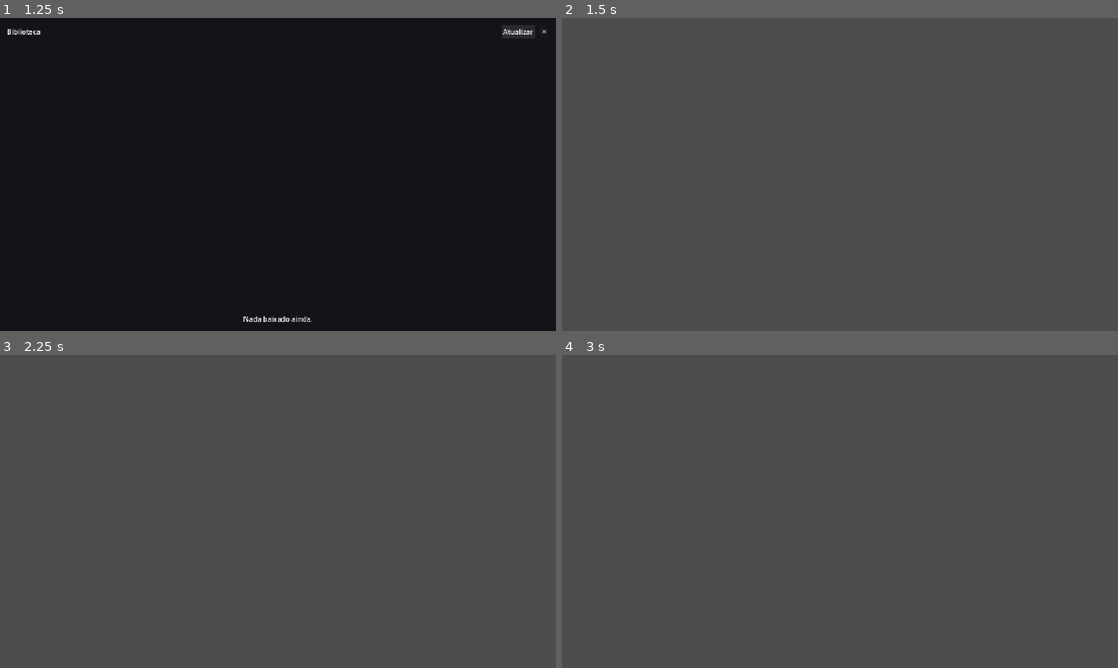
Above: before the commit, frames 1-4 (two rows, left to right).
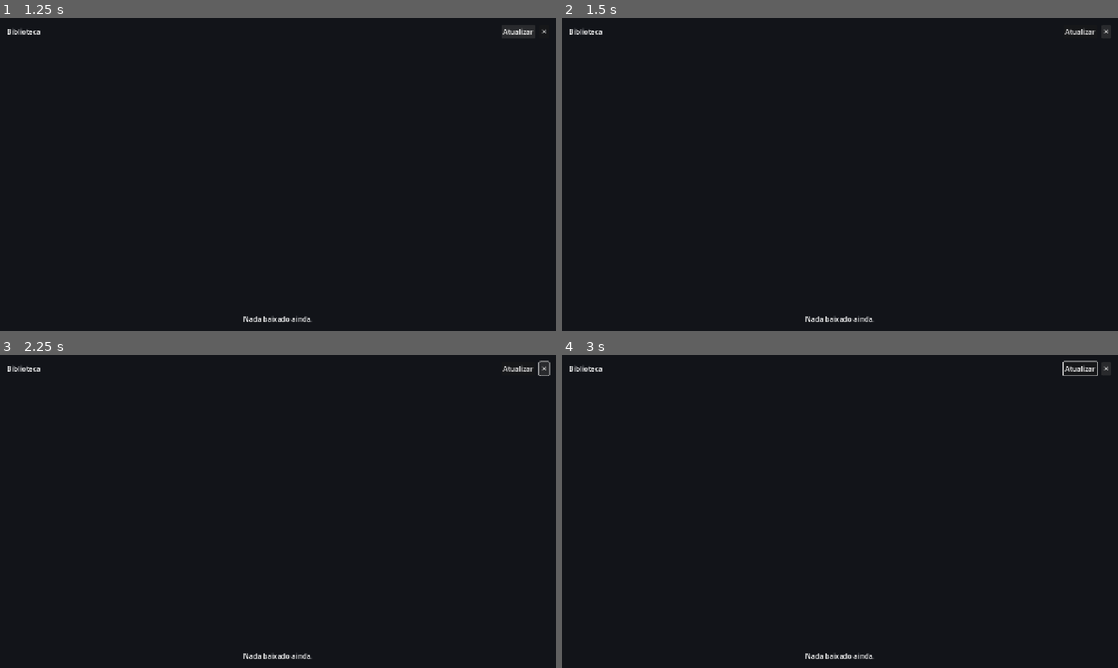
Above: after the commit, the same moments.

Repository: ian-Reis/Tsundoku
Game: Godot game, scene res://content/library/library.tscn
Same seed, same stepped clock (60 frames per second), same inputs: the game is played once before the commit and once after it. This scene is started directly instead of the project's main scene.
Inputs:
- Up to frame 1 (1.25 s): click "Atualizar" at 0.5 s
- Up to frame 2 (1.5 s): click "✕" at 1.25 s
- Up to frame 3 (2.25 s): tap Enter at 2 s; hold Right (ui_right) from 2.03 s (still down)
- Up to frame 4 (3 s): tap Space at 2.75 s; release Right (ui_right) at 2.78 s; hold Left (ui_left) from 2.78 s (still down)

Frame 1 is identical in both runs. In frame 2, 100% of the frame differs, in the area x 0-100%, y 0-100%; in frame 3, 100%; in frame 4, 100%.
Error after the commit: Parse Error: Preload file "res://content/library/library_item.tscn" does not exist. (res://content/library/library.gd:10)

Commit message:
Update library.gd

Diff:
--- a/content/library/library.gd
+++ b/content/library/library.gd
@@ -7,6 +7,7 @@
 signal closed
 
 const READER := preload("res://content/reader/reader.tscn")
+const LIBRARY_ITEM := preload("res://content/library/library_item.tscn")
 
 @onready var title_label: Label = %TitleLabel
 @onready var refresh_button: Button = %RefreshButton
@@ -35,38 +36,10 @@
 
 
 func _add_title(item: Dictionary) -> void:
-	var row := HBoxContainer.new()
-	row.add_theme_constant_override("separation", 12)
-	list_container.add_child(row)
-
-	# Capa (miniatura da 1ª página). Se não houver CBZ, fica em branco.
-	var cover := TextureRect.new()
-	cover.custom_minimum_size = Vector2(120, 170)
-	cover.expand_mode = TextureRect.EXPAND_IGNORE_SIZE
-	cover.stretch_mode = TextureRect.STRETCH_KEEP_ASPECT_CENTERED
-	var tex := Library.cover_for(item)
-	if tex != null:
-		cover.texture = tex
-	row.add_child(cover)
-
-	var col := VBoxContainer.new()
-	col.size_flags_horizontal = Control.SIZE_EXPAND_FILL
-	col.add_theme_constant_override("separation", 6)
-	row.add_child(col)
-
-	var header := Label.new()
-	header.text = "%s   ·   %s   (%d)" % [item.title, item.source, item.chapters.size()]
-	col.add_child(header)
-
-	var flow := HFlowContainer.new()
-	col.add_child(flow)
-	for ch in item.chapters:
-		var btn := Button.new()
-		btn.text = ch.name
-		btn.clip_text = true
-		btn.custom_minimum_size = Vector2(220, 0)
-		btn.pressed.connect(_open_chapter.bind(ch))
-		flow.add_child(btn)
+	var node = LIBRARY_ITEM.instantiate()  # sem tipo: chamadas dinâmicas (setup)
+	list_container.add_child(node)
+	node.chapter_selected.connect(_open_chapter)
+	node.setup(item)
 
 
 func _open_chapter(ch: Dictionary) -> void:
